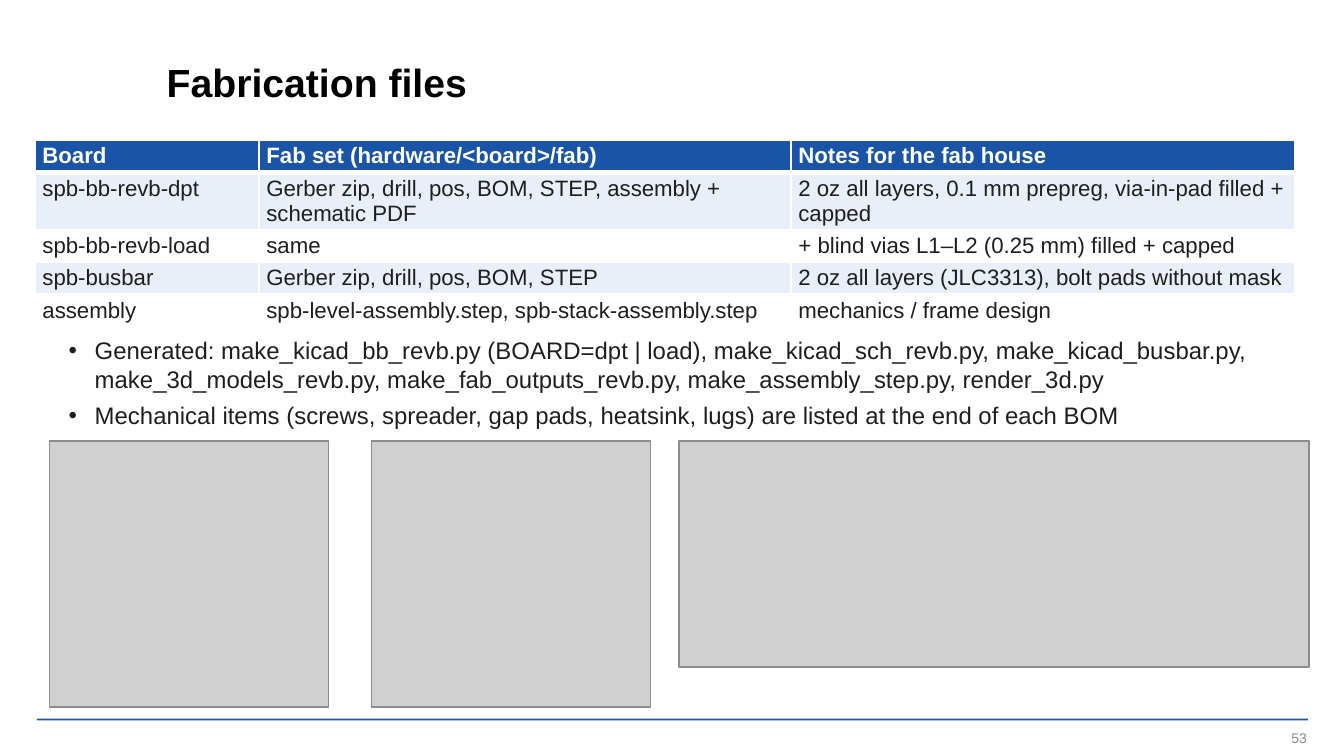
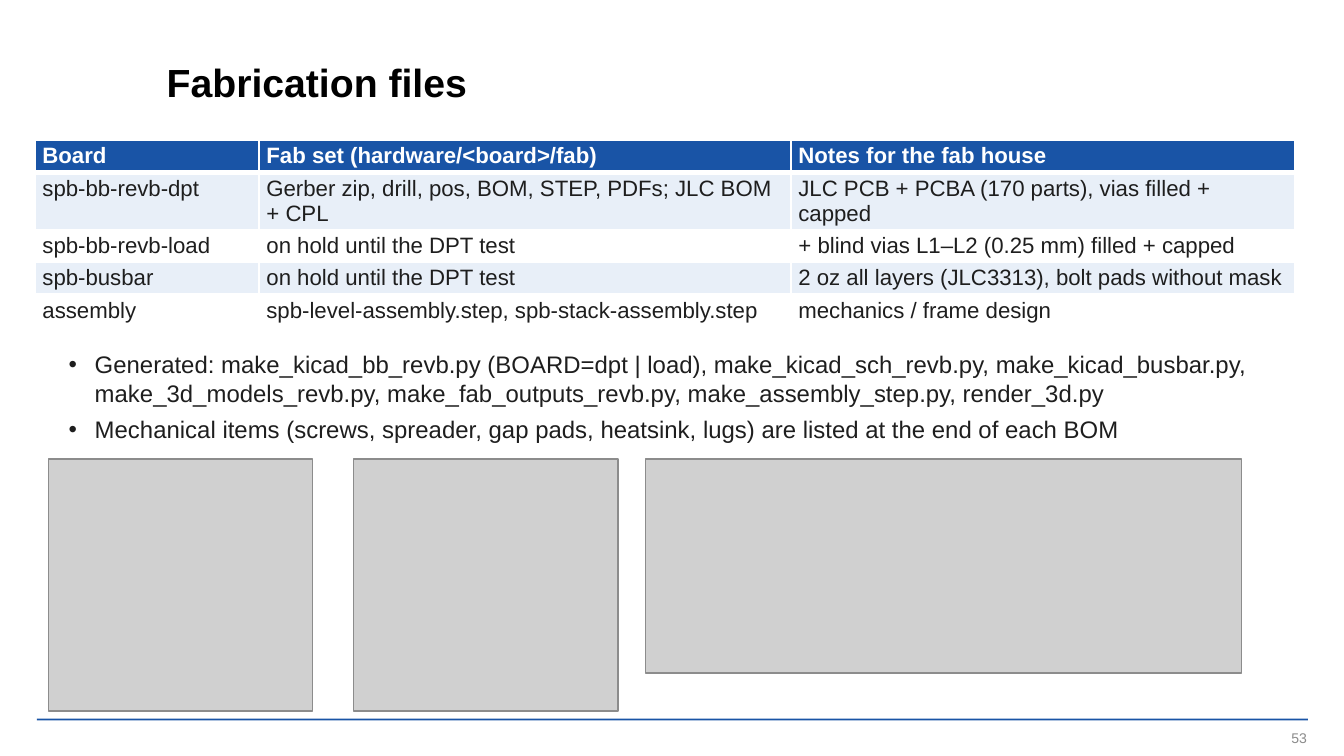
Before and after one commit to EnesAyaz/KTH, a slide deck: slide 53 of PCB-Design/reports/slides/spb_revb_design_flow.pptx. Drawn at 1344x756 pixels with LibreOffice and Linux fonts; fonts in the diff are those of the drawing; grey boxes stand for pictures; background and template pictures are left out. Boxes give left, top, right and bottom in pixels: in the first picture for what was removed or moved away, otherwise in the second. Text is boxed around its words. In the diff, an @@ line names an element or a change of style, - is before the commit and + after.

```diff
--- a/PCB-Design/reports/slides/spb_revb_design_flow.pptx
+++ b/PCB-Design/reports/slides/spb_revb_design_flow.pptx
@@ table at (35,140,1296,327) @@
-row 2, column 2: Gerber zip, drill, pos, BOM, STEP, assembly + schematic PDF
+row 2, column 2: Gerber zip, drill, pos, BOM, STEP, PDFs; JLC BOM + CPL
-row 2, column 3: 2 oz all layers, 0.1 mm prepreg, via-in-pad filled + capped
+row 2, column 3: JLC PCB + PCBA (170 parts), vias filled + capped
-row 3, column 2: same
+row 3, column 2: on hold until the DPT test
-row 4, column 2: Gerber zip, drill, pos, BOM, STEP
+row 4, column 2: on hold until the DPT test
@@ text "Generated: make_kicad_bb_revb.py (BOARD=dpt | load), ...": place and size @@
-text "Generated: make_kicad_bb_revb.py (BOARD=dpt | load), ..." at (95,341,1246,429)
+text "Generated: make_kicad_bb_revb.py (BOARD=dpt | load), ..." at (95,355,1246,443)
@@ picture: place and size @@
-picture at (50,441,329,707)
+picture at (48,460,313,712)
@@ picture: place and size @@
-picture at (371,441,650,707)
+picture at (353,460,618,712)
@@ picture: place and size @@
-picture at (679,441,1309,667)
+picture at (645,460,1242,673)
```
Also in this commit, not shown: 2 other slides changed, 7 other files.
